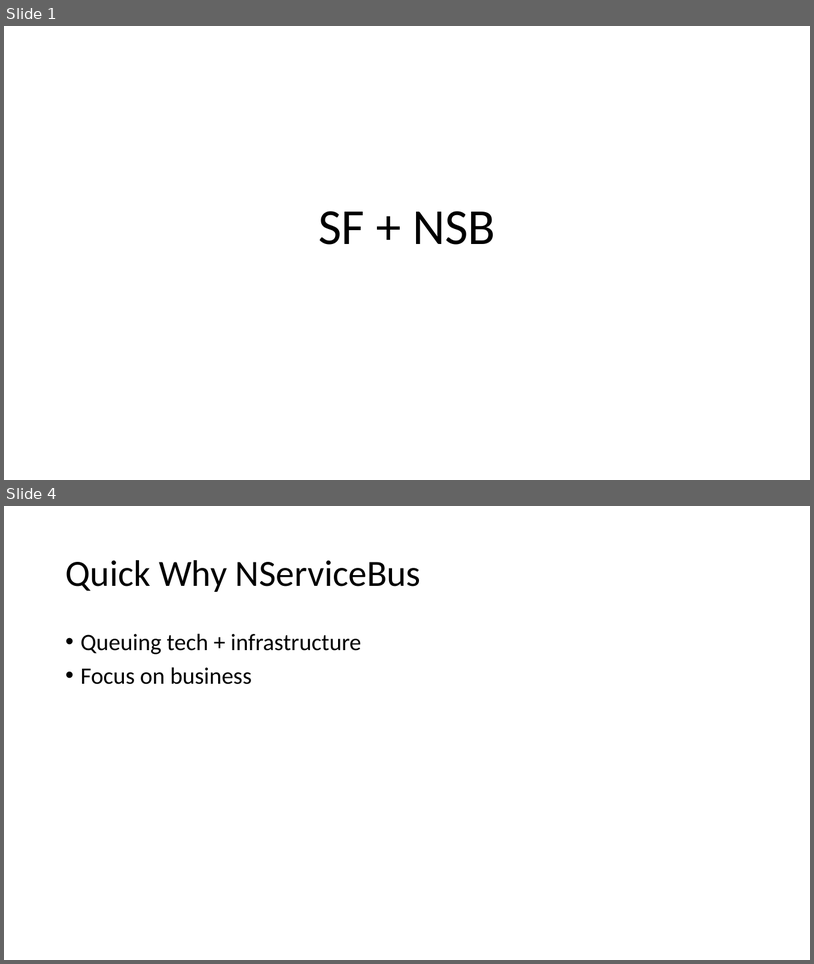
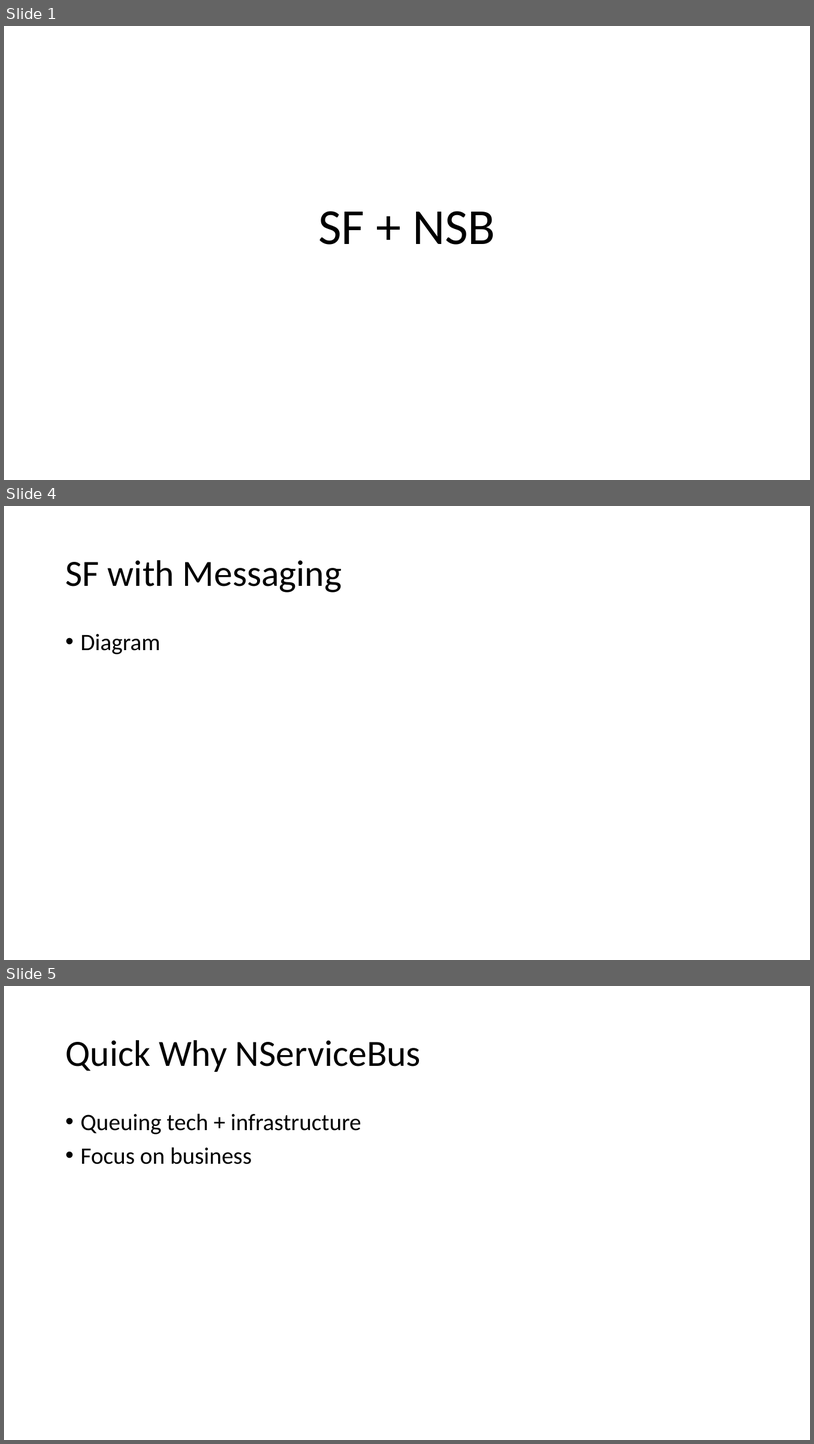
Before and after one commit to danielmarbach/service-fabric-webinar, a slide deck: Slides.pptx. Shown one above the other, each under a label of ours: slides 1 and 4 before the commit, slides 1, 4 and 5 after it; the slides between them are not shown. The pictures are 814x964 and 814x1444 pixels, drawn with LibreOffice and Linux fonts; fonts in the diff are those of the drawing. Boxes give left, top, right and bottom in pixels: in the first picture for what was removed or moved away, otherwise in the second. Text is boxed around its words. In the diff, an @@ line names an element or a change of style, - is before the commit and + after.

```diff
--- a/Slides.pptx
+++ b/Slides.pptx
@@ slide 4 added at [4,506,810,960], background #FFFFFF @@
@@ title added at [65,560,342,592], 44 pt, text #000000 @@
+SF with Messaging
@@ text added at [81,634,161,654], 28 pt, text #000000 @@
+• Diagram
@@ what was slide 4 is now slide 5 @@
```
Also in this commit, not shown: 2 slides changed.
